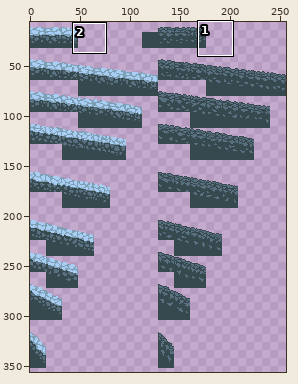
Two states of a pixel-art file, OpenGL/Content/images/test_tileset_1.aseprite. Above, an overview of the earlier version with the close-up marked.
Close-up. Before the edit:
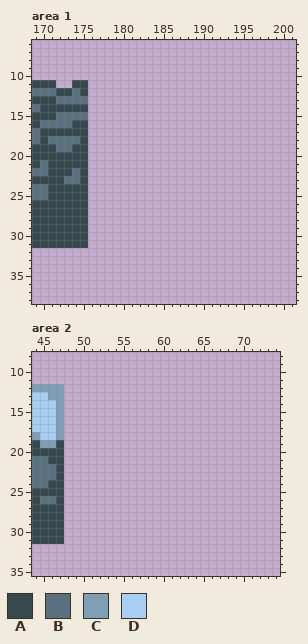
256x512 pixels, 1 frame. Shown: area 1: x 169..201, y 6..38; area 2: x 44..74, y 8..35. The wide view leaves out empty margins.
Palette (. is transparent): A #36494e  B #597081  C #7ea0b7  D #a9cef4
Pixels before, area 1, first column x 169:
11 AAA..AA
12 BBBAABA
13 AAABBBB
14 BAAAAAA
15 AAABBBB
16 ABBBBAA
17 BAAAAAA
18 BABBBBA
19 AAABBAA
20 AAAAAAA
21 ABAAAAA
22 BBAAABA
23 AAAABBA
24 BBAAAAA
25 BBAAAAA
26 AAAAAAA
27 AAAAAAA
28 AAAAAAA
29 AAAAAAA
30 AAAAAAA
31 AAAAAAA
Pixels before, area 2, first column x 44:
12 CCCC
13 DDCC
14 DDDC
15 DDDC
16 DDDC
17 DDDC
18 CDDC
19 ACCA
20 AAAA
21 BBAA
22 BBBA
23 BBBA
24 BBAA
25 AAAA
26 ABBA
27 AAAA
28 AAAA
29 AAAA
30 AAAA
31 AAAA
And afterwards:
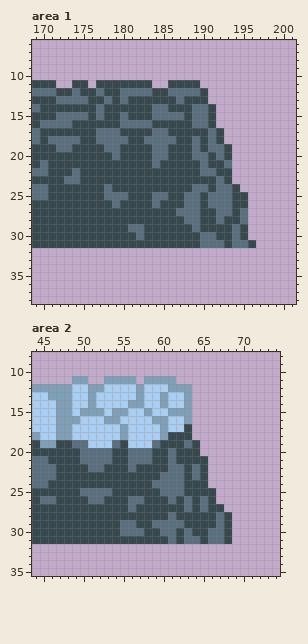
Diff:
Changed rows in their new state; - is an unchanged pixel.
Area 1, layer "tiles_0":
first column x 176:
11 -AAAAAAA--AAAA-------
12 ABAABBBBAABBBBA------
13 AABABAAAAAABAAA------
14 ABAAAAAABBAAABBA-----
15 ABAABAAABBBBABBA-----
16 AAAABBBBAAAAABBA-----
17 ABBBAAAABBAAAAABA----
18 ABBBBAABBBBAABABA----
19 AABBAAAABBAAABABBA---
20 AAABAAAABBAAABBABA---
21 AAAAAAAABAAAAABAAB---
22 AAAAAAAAAAAAAABBAA---
23 AAAAAAAAAAAAAAAABA---
24 AABAAAAAAAAAABBABBA--
25 AABBBAAABBAABBABBBAA-
26 AAABAAAABAAABBABBBAA-
27 AAAAAAAAAAABBBAABBAB-
28 AAAAAAAAAAAABBAABAAB-
29 AAAAABBAAAAAABAAAABA-
30 AAAAAABAAAAAAABBAABA-
31 AAAAAAAAAAAAAABBBABBA
Area 2, layer "tiles_0":
first column x 48:
11 -CC--CCCC-CCCC-------
12 CDDCCDDDDCDDDCCC-----
13 CDDCDDDDDCDDCDDC-----
14 CDDCDDDDCCDDCDDC-----
15 CDCCCDCCDDCDDCCC-----
16 CCDDDCCDDDDCCDDC-----
17 CDDDDDDCDDDDCDDA-----
18 CDDDDDDCDDDDCAAA-----
19 ABBDDDBADDDBAAABA----
20 AABBBBAABBBAABAAA----
21 AABBBBAABBBAABAAAA---
22 AAABBAAABAAAABBABA---
23 AAAAAAAAAAAABBBABA---
24 AAAAAAAAAAABBBBAAA---
25 AABBBBAAAAAABBBAAAA--
26 AAABBAAABBAAABABABA--
27 AAAAAAAABAAAAAABABAA-
28 AAAAAAAAAAAAABAAAAABA
29 AAAAAAABBAABBBBAAAABA
30 AAAAAAABBBAABBABAABBA
31 AAAAAAAAAAAAABABBABBA
Where, in picture pixels (left, top, right, bottom), the same in both close-ups:
added: (88, 80, 256, 248)
added: (64, 376, 232, 544)
